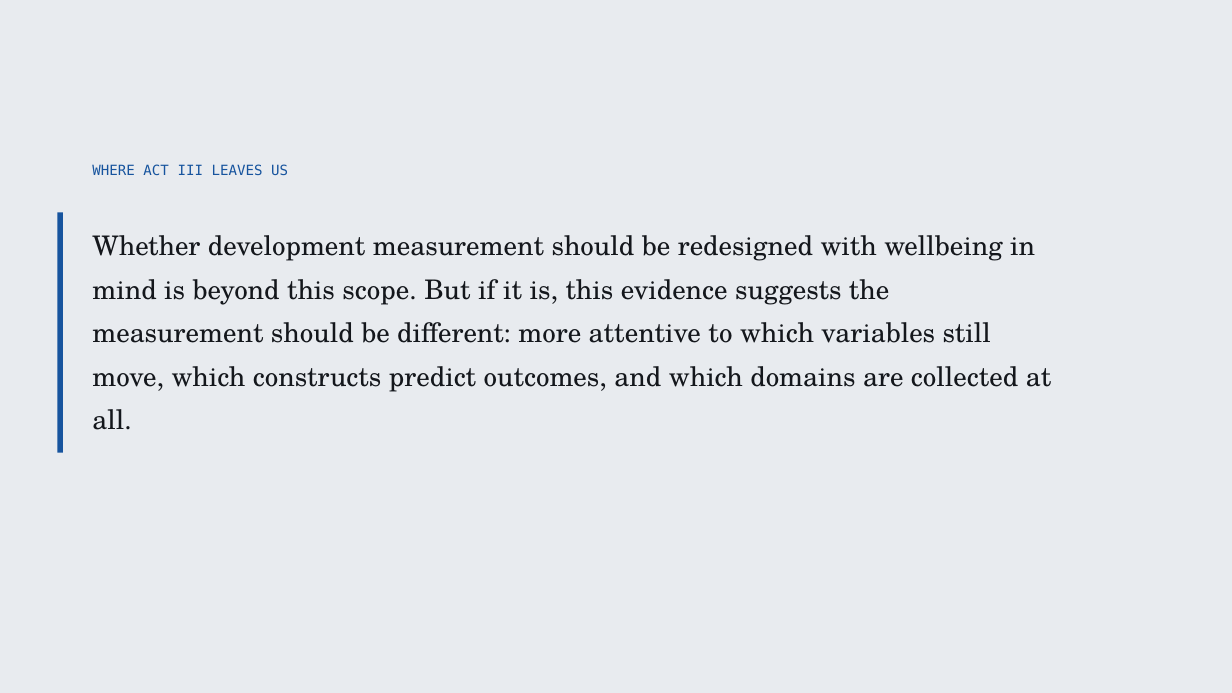
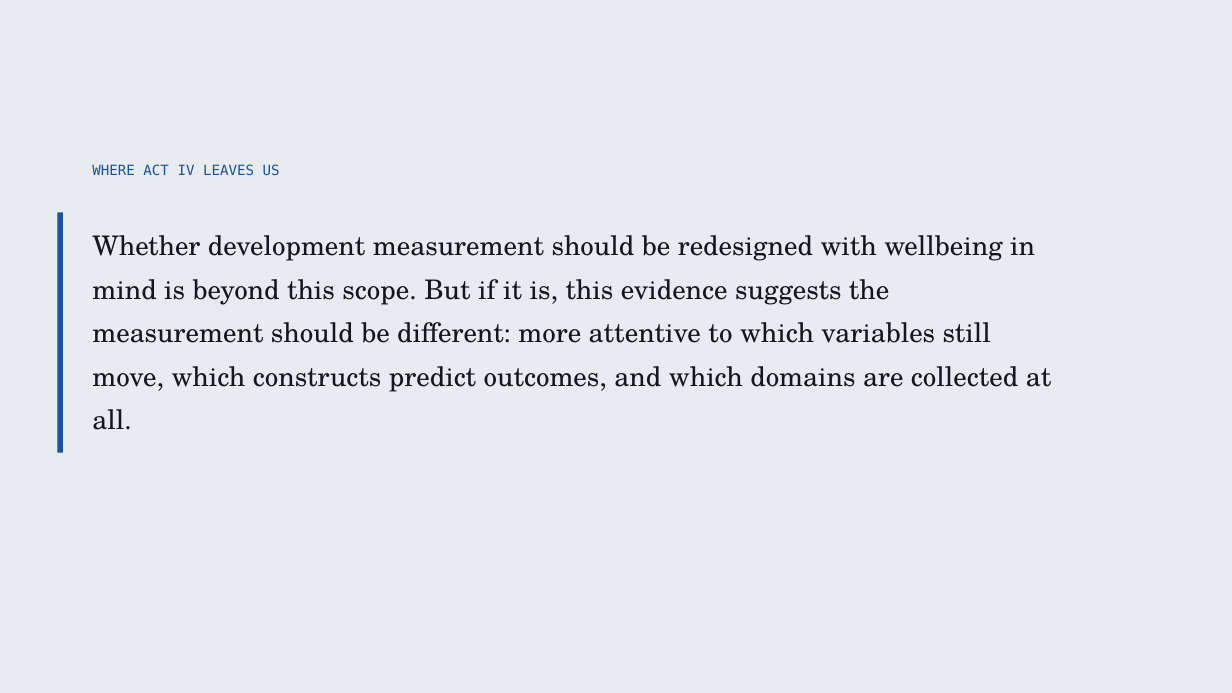
Before and after one commit to cwejnert/HDI-Happiness, a slide deck: slide 24 of deck/Measured_Where_It_Varies.pptx (slide 22 before the commit). Drawn at 1232x693 pixels with LibreOffice and Linux fonts; fonts in the diff are those of the drawing. Boxes give left, top, right and bottom in pixels: in the first picture for what was removed or moved away, otherwise in the second. Text is boxed around its words. In the diff, an @@ line names an element or a change of style, - is before the commit and + after.

```diff
--- a/deck/Measured_Where_It_Varies.pptx
+++ b/deck/Measured_Where_It_Varies.pptx
@@ text at (92,164,280,175): text changed @@
-WHERE ACT III LEAVES US
+WHERE ACT IV LEAVES US
```
Also in this commit, not shown: 9 other slides changed, 2 slides added, 1 other file.
